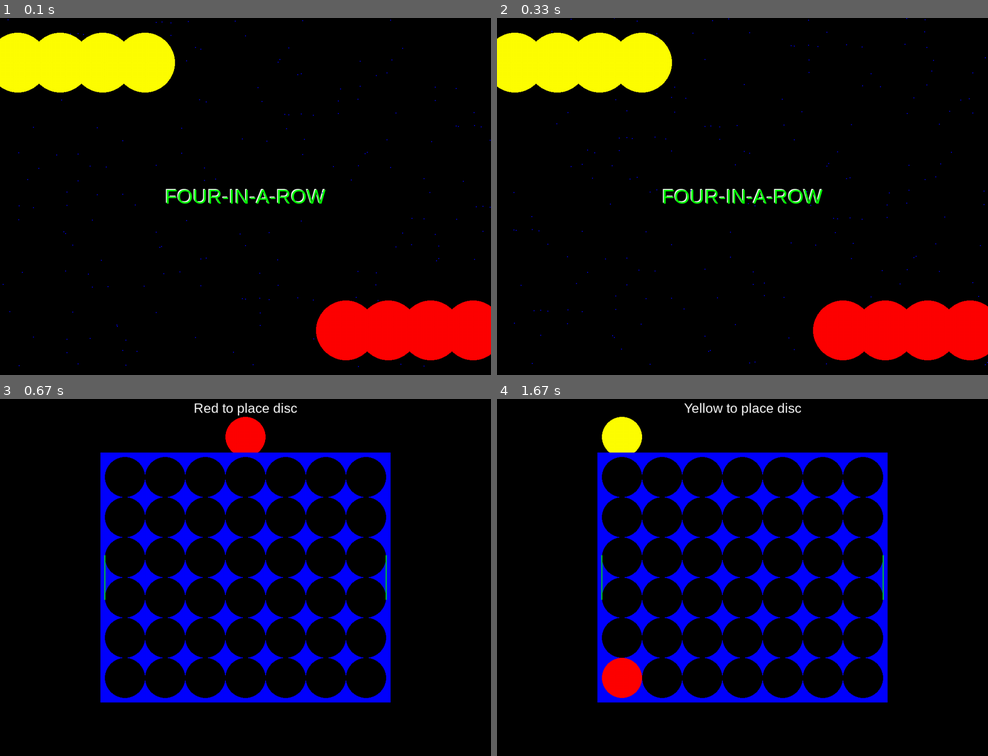
Above: before the commit, frames 1-4 (two rows, left to right).
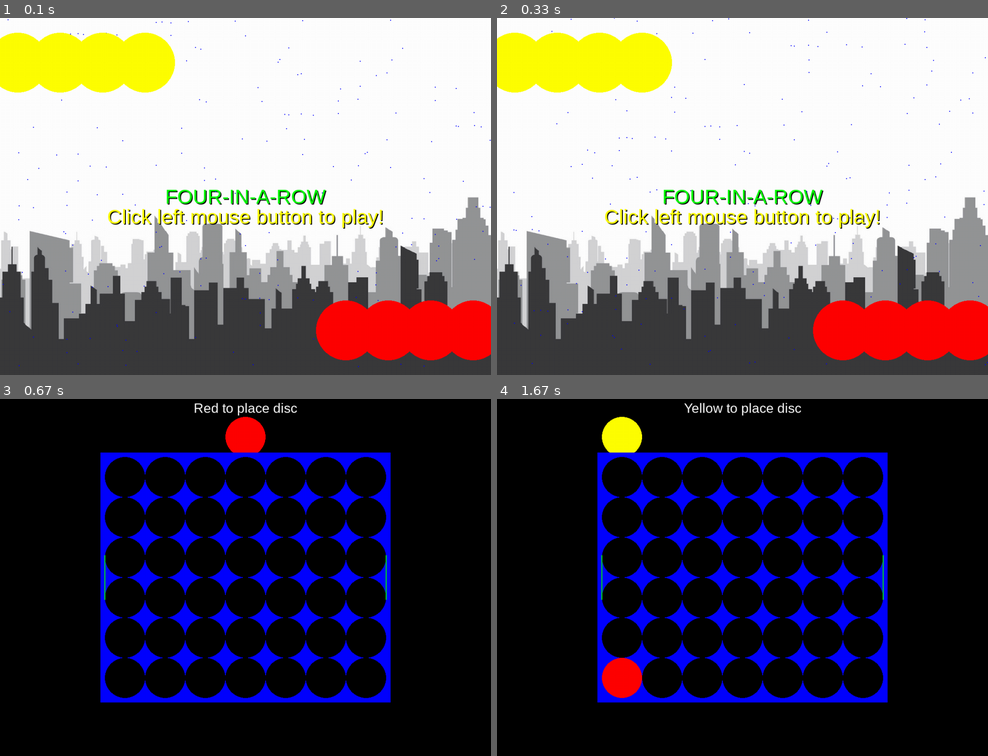
Above: after the commit, the same moments.

Repository: objarni/four-in-a-row-pygame
Game: pygame game, started from main.py
Two runs of this game, one before a commit and one after it. Both use one fixed random seed, a clock stepped at 60 frames per second and the inputs below.
Inputs (mouse positions are in pixels of both pictures, inside the frame that each line leads up to):
- Up to frame 1 (0.1 s): no input
- Up to frame 2 (0.33 s): no input
- Up to frame 3 (0.67 s): click (245, 577) at 0.38 s
- Up to frame 4 (1.67 s): click (590, 523) at 0.72 s; click (924, 702) at 1.05 s; click (624, 506) at 1.38 s

The runs differ from the first frame. In frame 1, 89% of the frame differs, in the area x 0-100%, y 0-100%; in frame 2, 89%; in frame 3, nothing differs; in frame 4, nothing differs.

Commit message:
draw city background image on start screen

Diff:
--- a/src/four_in_a_row.py
+++ b/src/four_in_a_row.py
@@ -161,6 +161,7 @@
     def __init__(self, screen):
         self.screen = screen
         self.font_name = pygame.font.match_font('arial')
+        self.image_dict = {}
 
     def draw_rectangle(self, center, size, color):
         log(f"Drawing rectangle center {center} size {size} color {color}")
@@ -179,6 +180,17 @@
         text_rect = text_surface.get_rect()
         text_rect.center = center
         self.screen.blit(text_surface, text_rect)
+
+    def draw_image(self, center, name, dimension):
+        if (name, dimension) not in self.image_dict:
+            self.image_dict[(name, dimension)] = self.load_and_scale(name, dimension)
+        image = self.image_dict[(name, dimension)]
+        pos = center[0] - WIDTH//2, center[1] - HEIGHT//2
+        self.screen.blit(image, pos)
+
+    def load_and_scale(self, name, dimension):
+        image = pygame.image.load(f'res/{name}.png')
+        return pygame.transform.scale(image, dimension)
 
 
 def convert_to_column(x):
@@ -200,9 +212,12 @@
 
 
 def view_startscreenstate(api, model):
+    api.draw_image(CENTER, 'bg', (WIDTH, HEIGHT))
     edged_text(api, "FOUR-IN-A-ROW", CENTER, BIG_TEXT, Color.GREEN)
-    api.draw_text((CENTER_X, CENTER_Y + BIG_TEXT), "Click left mouse button to play!", BIG_TEXT,
-                  Color.BLACK)
+    edged_text(api, "Click left mouse button to play!",
+               (CENTER_X, CENTER_Y + BIG_TEXT),
+               BIG_TEXT,
+               Color.YELLOW)
     for i in range(200):
         api.draw_disc((int(model.time / 2 + i ** 2 * 37) % WIDTH, int(model.time + i * 237) % HEIGHT), 1, Color.BLUE)
     for i in range(4):
--- a/tests/test_four_in_a_row.py
+++ b/tests/test_four_in_a_row.py
@@ -18,6 +18,9 @@
 
     def draw_text(self, center, text, size, color):
         src.four_in_a_row.log(f"Drawing text '{text}' at {center} color {color} size {size}")
+
+    def draw_image(self, center, name, dimension):
+        src.four_in_a_row.log(f"Drawing image '{name}' at {center} dimension {dimension}")
 
 
 def print_state_and_log(model):
--- a/tests/test_four_in_a_row.test_clicking_in_game_over_state.approved.txt
+++ b/tests/test_four_in_a_row.test_clicking_in_game_over_state.approved.txt
@@ -55,10 +55,13 @@
 Drawing text 'RED WON!' at (550, 445) color (255, 0, 0) size 45
 [STATE CHANGE, VIEWING]
 Drawing rectangle center (550, 400) size (1100, 800) color (0, 0, 0)
+Drawing image 'bg' at (550, 400) dimension (1100, 800)
 Drawing text 'FOUR-IN-A-ROW' at (548, 398) color (255, 255, 255) size 45
 Drawing text 'FOUR-IN-A-ROW' at (552, 402) color (0, 0, 0) size 45
 Drawing text 'FOUR-IN-A-ROW' at (550, 400) color (0, 255, 0) size 45
-Drawing text 'Click left mouse button to play!' at (550, 445) color (0, 0, 0) size 45
+Drawing text 'Click left mouse button to play!' at (548, 443) color (255, 255, 255) size 45
+Drawing text 'Click left mouse button to play!' at (552, 447) color (0, 0, 0) size 45
+Drawing text 'Click left mouse button to play!' at (550, 445) color (255, 255, 0) size 45
 Drawing a disc center (0, 0) size 1 color (0, 0, 255)
 Drawing a disc center (37, 237) size 1 color (0, 0, 255)
 Drawing a disc center (148, 474) size 1 color (0, 0, 255)
--- a/tests/test_four_in_a_row.test_startscreen_to_game_transition.approved.txt
+++ b/tests/test_four_in_a_row.test_startscreen_to_game_transition.approved.txt
@@ -14,10 +14,13 @@
 
 LOG:
 Drawing rectangle center (550, 400) size (1100, 800) color (0, 0, 0)
+Drawing image 'bg' at (550, 400) dimension (1100, 800)
 Drawing text 'FOUR-IN-A-ROW' at (548, 398) color (255, 255, 255) size 45
 Drawing text 'FOUR-IN-A-ROW' at (552, 402) color (0, 0, 0) size 45
 Drawing text 'FOUR-IN-A-ROW' at (550, 400) color (0, 255, 0) size 45
-Drawing text 'Click left mouse button to play!' at (550, 445) color (0, 0, 0) size 45
+Drawing text 'Click left mouse button to play!' at (548, 443) color (255, 255, 255) size 45
+Drawing text 'Click left mouse button to play!' at (552, 447) color (0, 0, 0) size 45
+Drawing text 'Click left mouse button to play!' at (550, 445) color (255, 255, 0) size 45
 Drawing a disc center (0, 0) size 1 color (0, 0, 255)
 Drawing a disc center (37, 237) size 1 color (0, 0, 255)
 Drawing a disc center (148, 474) size 1 color (0, 0, 255)
Binary file added: res/bg.png
